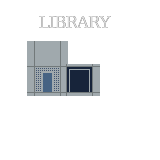
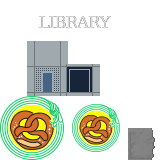
Layer changes from the first 160px x 160px image to the second:
added layer "Logo small" above "Log" over (x1=72, y1=104, x2=136, y2=160)
added layer "Log" above "Layer 1" over (x1=0, y1=96, x2=64, y2=160)
